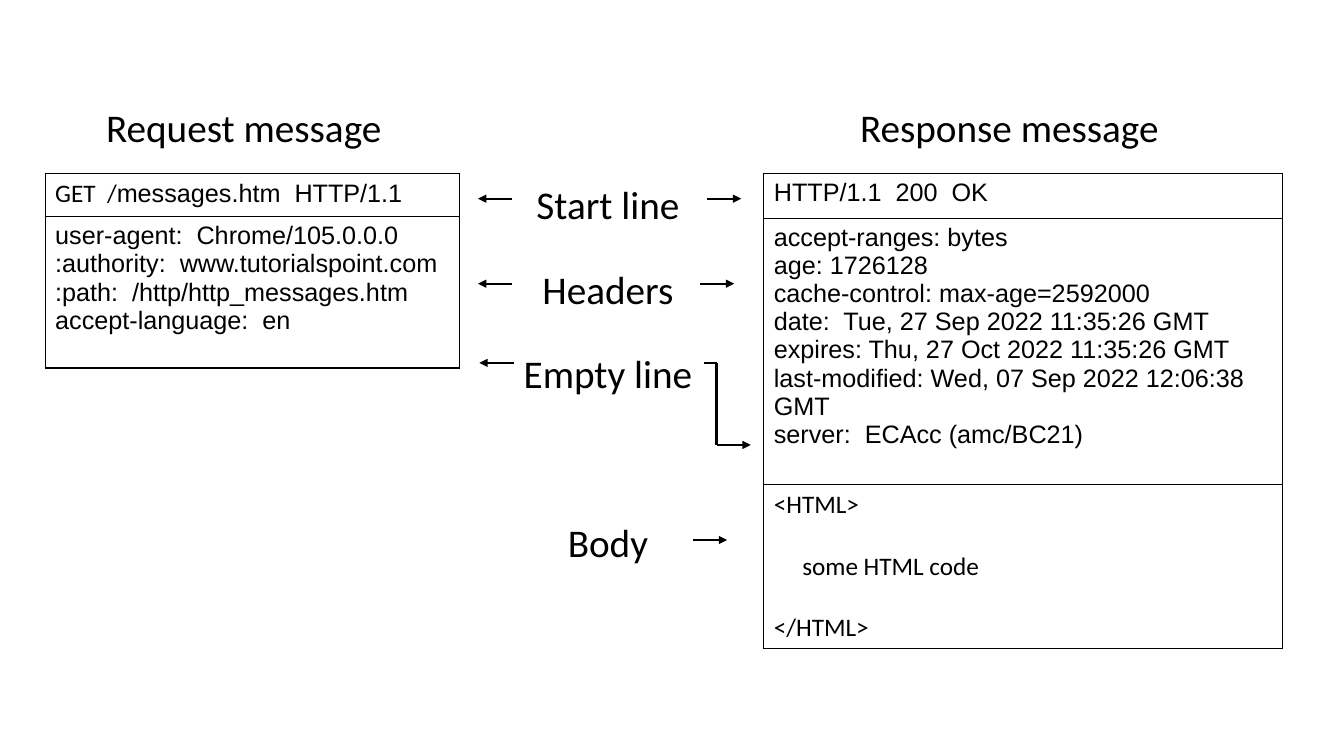
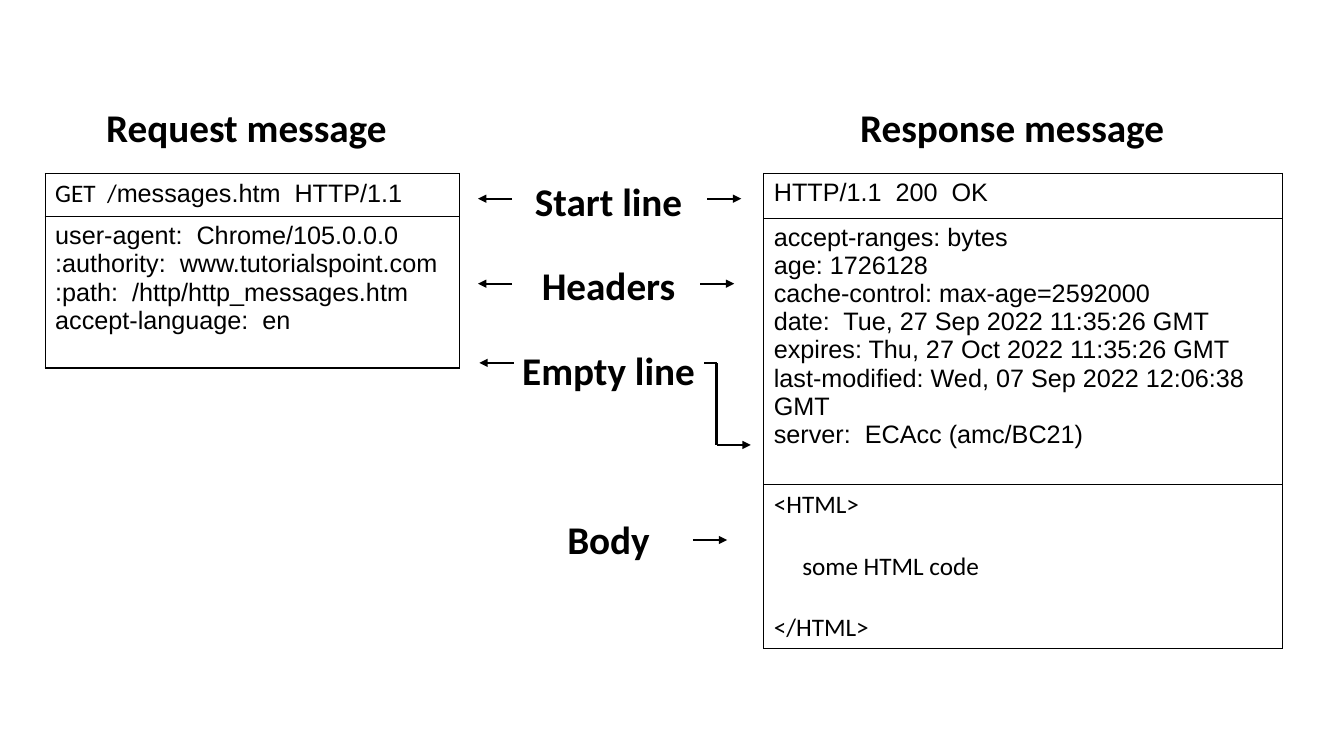
Before and after one commit to Garnik94/Levelup_presentations, a slide deck: slide 7 of Http/Http_presentation.pptx. Drawn at 1344x756 pixels with LibreOffice and Linux fonts; fonts in the diff are those of the drawing. Boxes give left, top, right and bottom in pixels: in the first picture for what was removed or moved away, otherwise in the second. Text is boxed around its words. In the diff, an @@ line names an element or a change of style, - is before the commit and + after.

```diff
--- a/Http/Http_presentation.pptx
+++ b/Http/Http_presentation.pptx
@@ bold on in 3 elements at bbox=[106, 116, 387, 149], bbox=[860, 116, 1164, 149], bbox=[522, 188, 695, 560] @@
```
Also in this commit, not shown: 6 other slides changed, 5 slides added, 1 other file.
